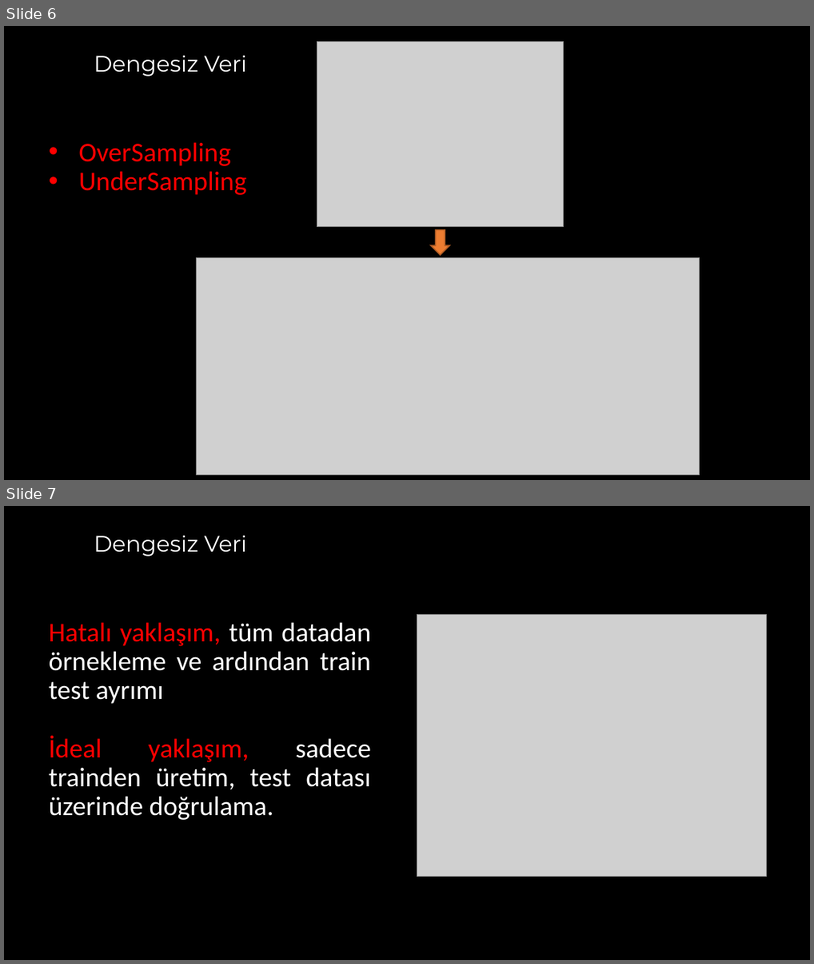
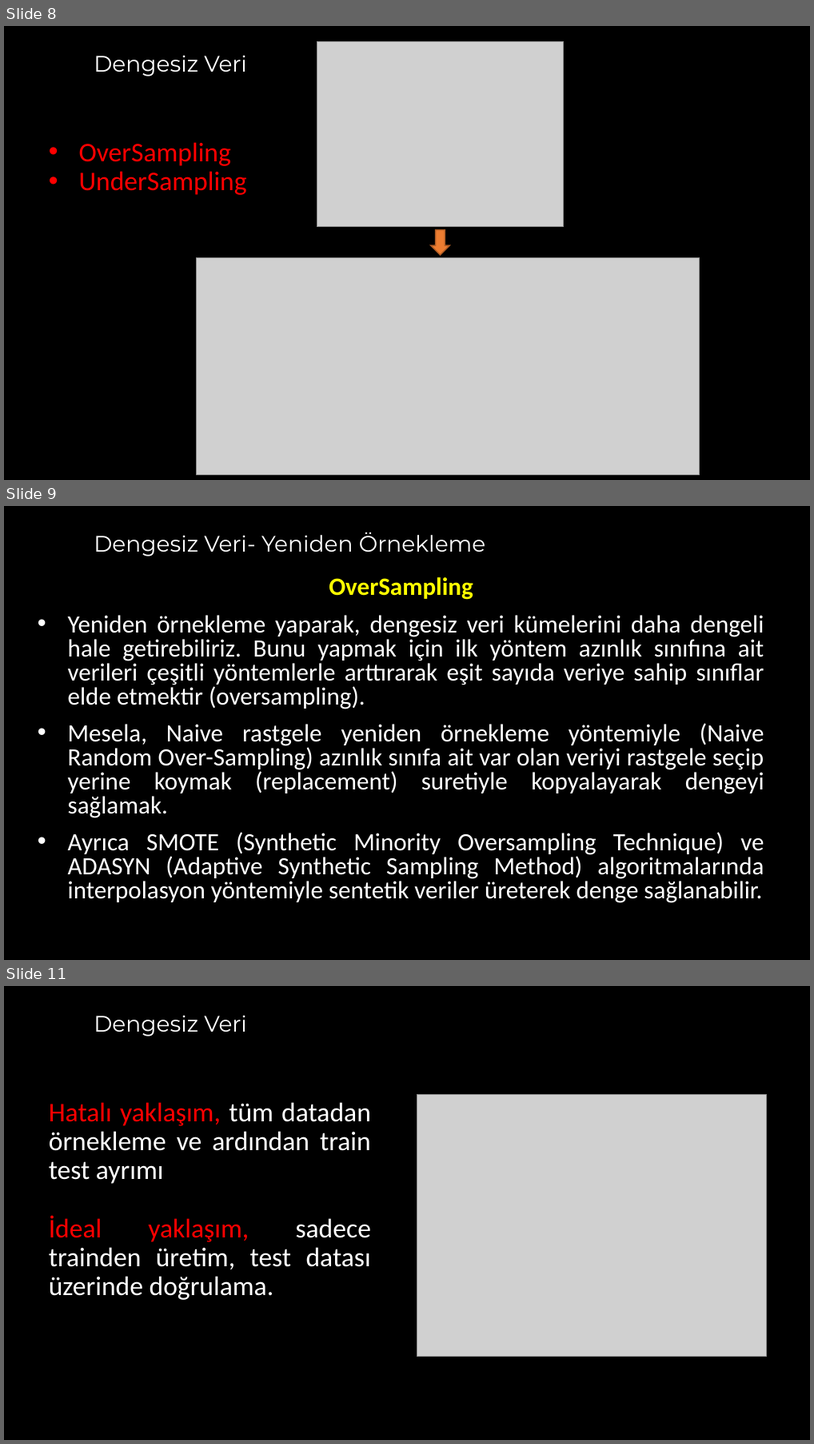
Before and after one commit to akaraci/Makine-Ogrenmesi, a slide deck: Sunular/MÖT-Hafta-4 - Underfitting_and_Overfitting.pptx. Shown one above the other, each under a label of ours: slides 6 and 7 before the commit, slides 8, 9 and 11 after it; the slides between them are not shown. The pictures are 814x964 and 814x1444 pixels, drawn with LibreOffice and Linux fonts; fonts in the diff are those of the drawing; grey boxes stand for pictures. Boxes give left, top, right and bottom in pixels: in the first picture for what was removed or moved away, otherwise in the second. Text is boxed around its words. In the diff, an @@ line names an element or a change of style, - is before the commit and + after.

```diff
--- a/Sunular/MÖT-Hafta-4 - Underfitting_and_Overfitting.pptx
+++ b/Sunular/MÖT-Hafta-4 - Underfitting_and_Overfitting.pptx
@@ slide 9 added at box(4, 506, 810, 960), background #000000 @@
@@ title added at box(94, 532, 486, 556), 20 pt, text #FFFFFF @@
+Dengesiz Veri- Yeniden Örnekleme
@@ text added at box(68, 577, 765, 903), 22.2 pt, text #FFFFFF @@
+OverSampling
+• Yeniden örnekleme yaparak, dengesiz veri kümelerini daha dengeli hale getirebiliriz. Bunu yapmak için ilk yöntem azınlık sınıfına ait verileri çeşitli yöntemlerle arttırarak eşit sayıda veriye sahip sınıflar elde etmektir (oversampling).
+• Mesela, Naive rastgele yeniden örnekleme yöntemiyle (Naive Random Over-Sampling) azınlık sınıfa ait var olan veriyi rastgele seçip yerine koymak (replacement) suretiyle kopyalayarak dengeyi sağlamak.
+• Ayrıca SMOTE (Synthetic Minority Oversampling Technique) ve ADASYN (Adaptive Synthetic Sampling Method) algoritmalarında interpolasyon yöntemiyle sentetik veriler üreterek denge sağlanabilir.
@@ what was slide 6 is now slide 8 @@
@@ what was slide 7 is now slide 11 @@
```
Also in this commit, not shown: 4 other slides added.
